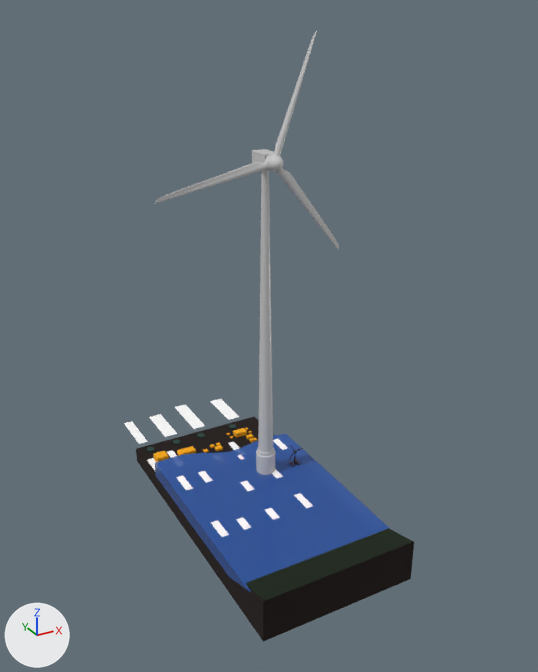
A saved change to the glTF model assets/model/model.glb.
One viewpoint serves both versions: a 50 mm camera at (-38.6, -73.2, 60.1) aimed at (2.2, 0.9, 23.0). The lights are fixed; the arrows at lower left show +X, +Y and +Z. The first picture is the older version. Where no turn or scale is listed for an object, it has been applied to the vertices.

The older version as bpy lines, for what is in view:
```python
mat_ocean = principled_material('ocean')
mat_ocean.base_color = (0.0273, 0.108, 0.43)  # blue #2e5caf
mat_ocean.roughness = 0.124
mat_ocean.alpha = 0.754
me_box004 = bpy.data.meshes.new('Box004')
me_box004.from_pydata(...)  # 8 vertices, 12 faces; spans x -9.8..9.8, y -2.9..2.9, z 0.0..3.6
me_box004.materials.append(mat_land)  # black #061a00
me_line003 = bpy.data.meshes.new('Line003')
me_line003.from_pydata(...)  # 42 vertices, 80 faces; spans x -10.4..9.6, y -10.4..21.4, z 1.4..4.1
me_line003.materials.append(mat_ocean)  # blue #2e5caf
me_roundcube = bpy.data.meshes.new('Roundcube')
me_roundcube.from_pydata(...)  # 4062 vertices, 8100 faces; spans x -14.5..9.2, y -1.1..4.0, z -43.2..13.8
me_roundcube.materials.append(mat_eolico)  # light grey #cccccc
ob_box004 = bpy.data.objects.new('Box004', me_box004)
ob_box004.location = (0.1, -17.0, -0.3)
ob_line003 = bpy.data.objects.new('Line003', me_line003)
ob_line003.location = (0.4, -9.3, -2.1)
ob_roundcube = bpy.data.objects.new('Roundcube', me_roundcube)
ob_roundcube.location = (2.8, 0.6, 44.2)
# also in view: 'Box002' at (0.0, 0.0, 0.5)
```
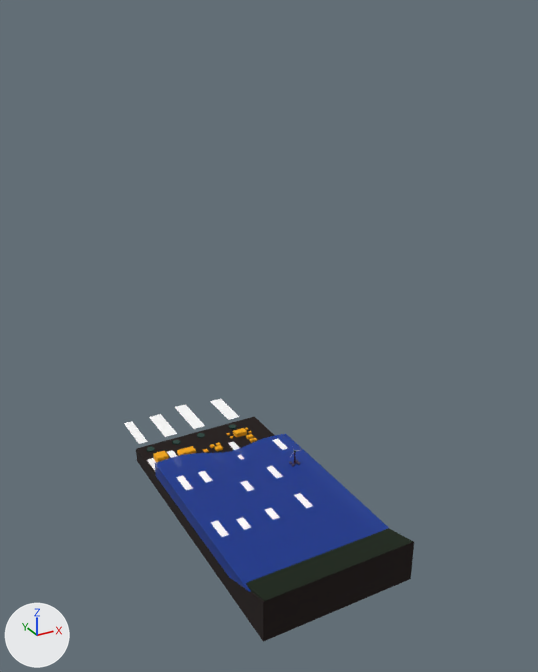
Where the newer file only moved an object's origin or applied its transform, the numbers keep the older frame.

Boxes (x1, y1, x2, y2) around the edits, measured in the pictures (538 x 672 px):
'Line003', recoloured: (155, 434, 390, 592) in both
'Roundcube', deleted: before (154, 31, 339, 475)

The change, as a list of edits to the scene's bpy script:
```text
Change mat_ocean:
    mat_ocean.base_color: (0.0273, 0.108, 0.43) -> (0.0, 0.0406, 0.34)  # blue #2e5caf -> blue #00399e
Remove ob_roundcube:
    ob_roundcube = bpy.data.objects.new('Roundcube', me_roundcube)
    ob_roundcube.location = (2.8, 0.6, 44.2)
```
